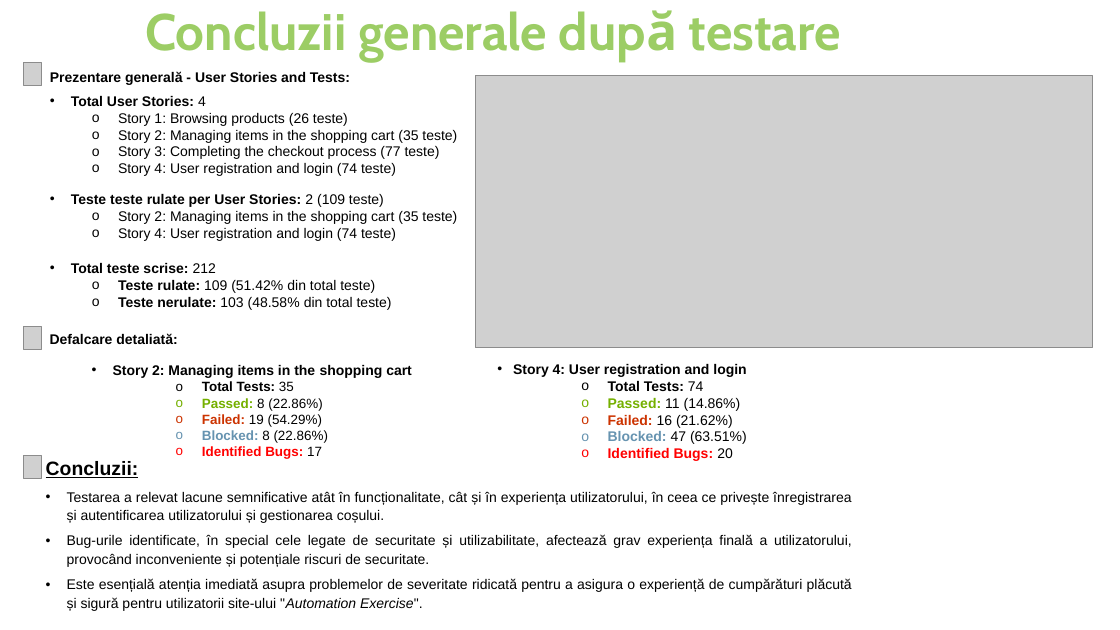
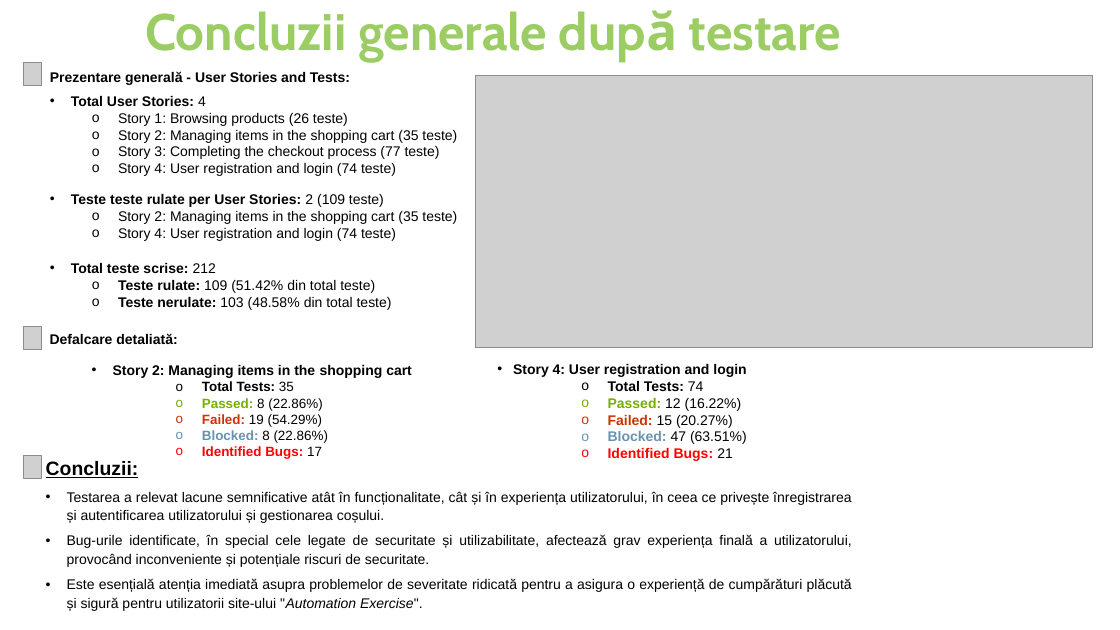
Before and after one commit to AlinT84/Testing-Project-for-Automation-Exercise-E-commerce-Website, a slide deck: slide 15 of Testing Project for Automation Exercise E-commerce Website.pptx. Drawn at 1120x630 pixels with LibreOffice and Linux fonts; fonts in the diff are those of the drawing; grey boxes stand for pictures; background and template pictures are left out. Boxes give left, top, right and bottom in pixels: in the first picture for what was removed or moved away, otherwise in the second. Text is boxed around its words. In the diff, an @@ line names an element or a change of style, - is before the commit and + after.

```diff
--- a/Testing Project for Automation Exercise E-commerce Website.pptx
+++ b/Testing Project for Automation Exercise E-commerce Website.pptx
@@ text at (x1=608, y1=398, x2=742, y2=428): text changed @@
-    o Passed: 11 (14.86%)
-    o Failed: 16 (21.62%)
+    o Passed: 12 (16.22%)
+    o Failed: 15 (20.27%)
@@ text at (x1=608, y1=448, x2=733, y2=461): text changed @@
-    o Identified Bugs: 20
+    o Identified Bugs: 21
```
Also in this commit, not shown: 2 other slides changed, 3 other files.
